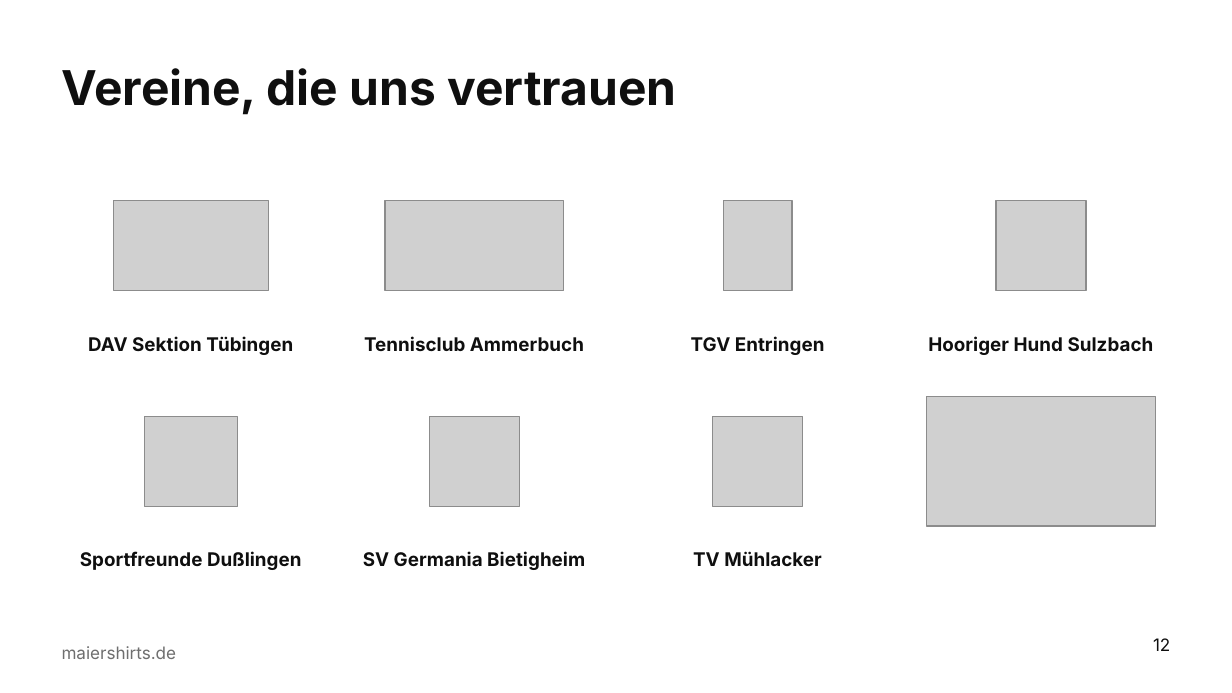
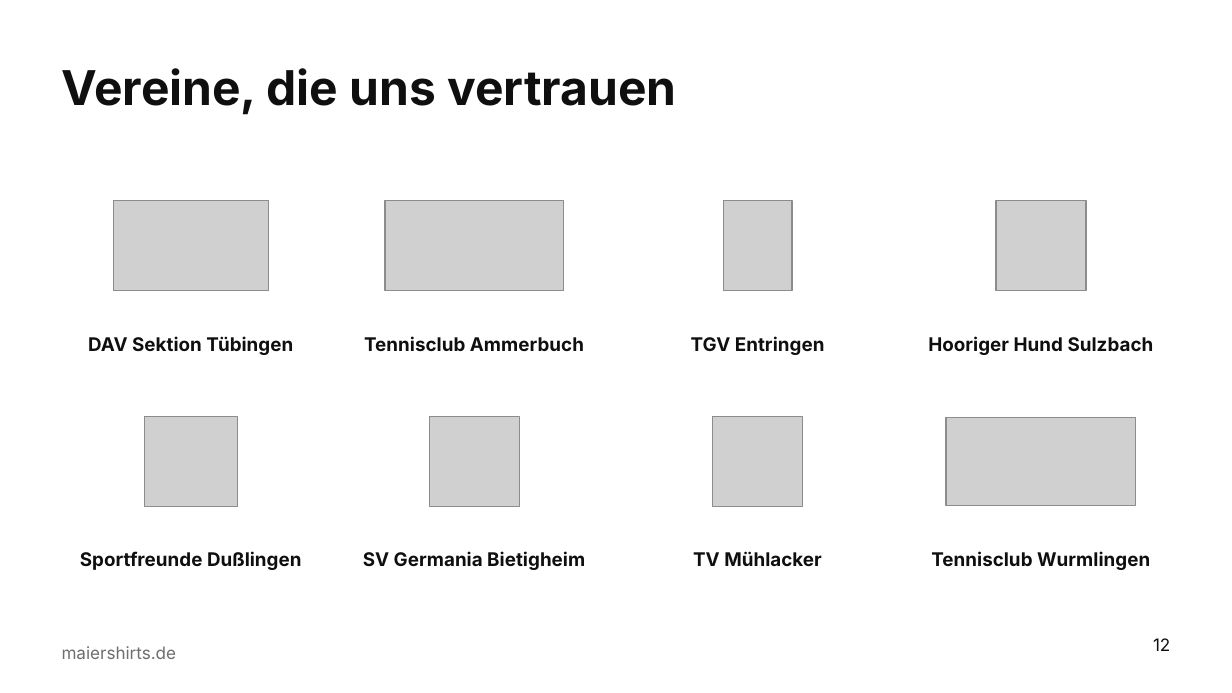
Before and after one commit to sm6161-eng/lexware-angebot-tool, a slide deck: slide 12 of presentation/dist/Maiershirts_Master.potx. Drawn at 1232x693 pixels with LibreOffice and Linux fonts; fonts in the diff are those of the drawing; grey boxes stand for pictures; background and template pictures are left out. Boxes give left, top, right and bottom in pixels: in the first picture for what was removed or moved away, otherwise in the second. Text is boxed around its words. In the diff, an @@ line names an element or a change of style, - is before the commit and + after.

```diff
--- a/presentation/dist/Maiershirts_Master.potx
+++ b/presentation/dist/Maiershirts_Master.potx
@@ picture: place and size @@
-picture at bbox=[926, 397, 1156, 526]
+picture at bbox=[946, 418, 1136, 505]
@@ text added at bbox=[931, 551, 1150, 570], 11 pt, text #0F0F0F, bold @@
+Tennisclub Wurmlingen
```
Also in this commit, not shown: 3 other files.
